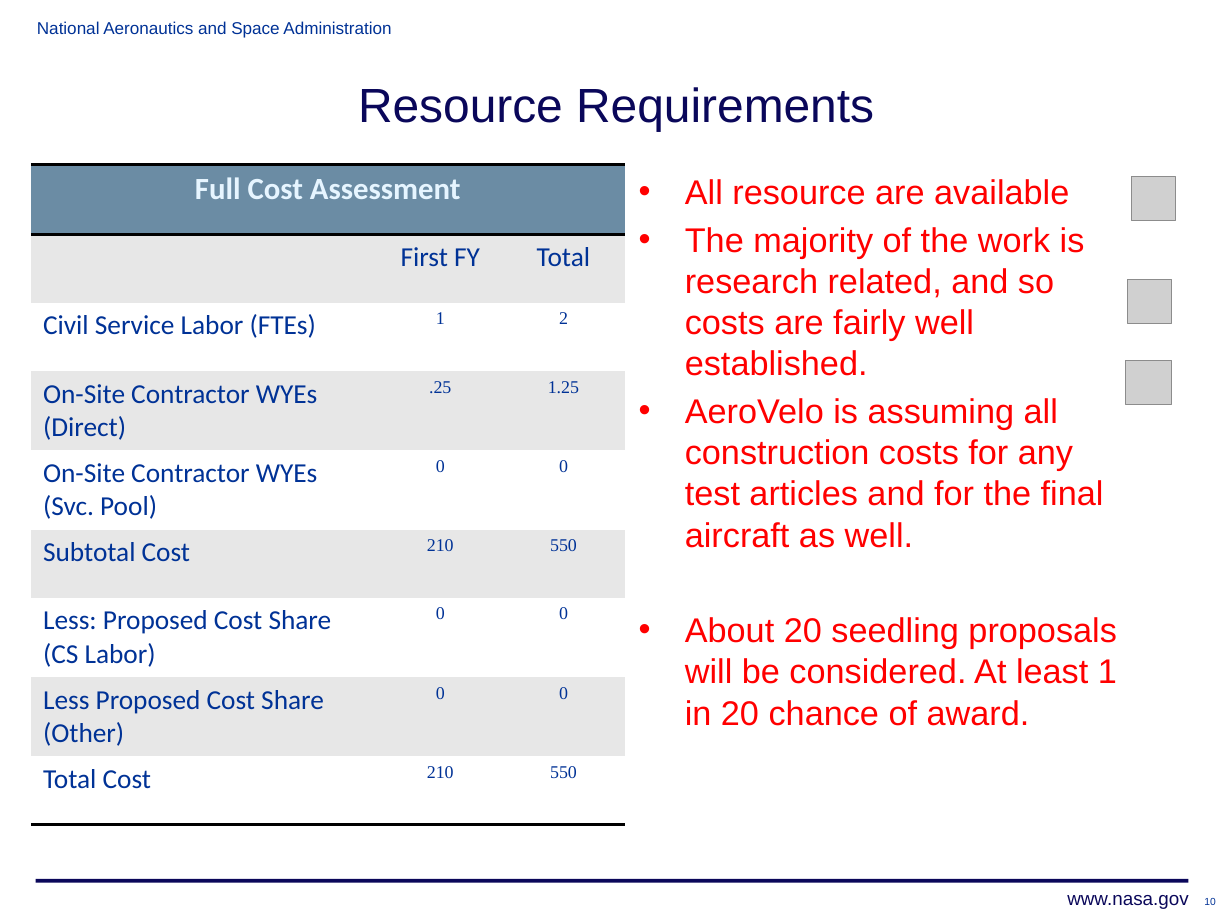
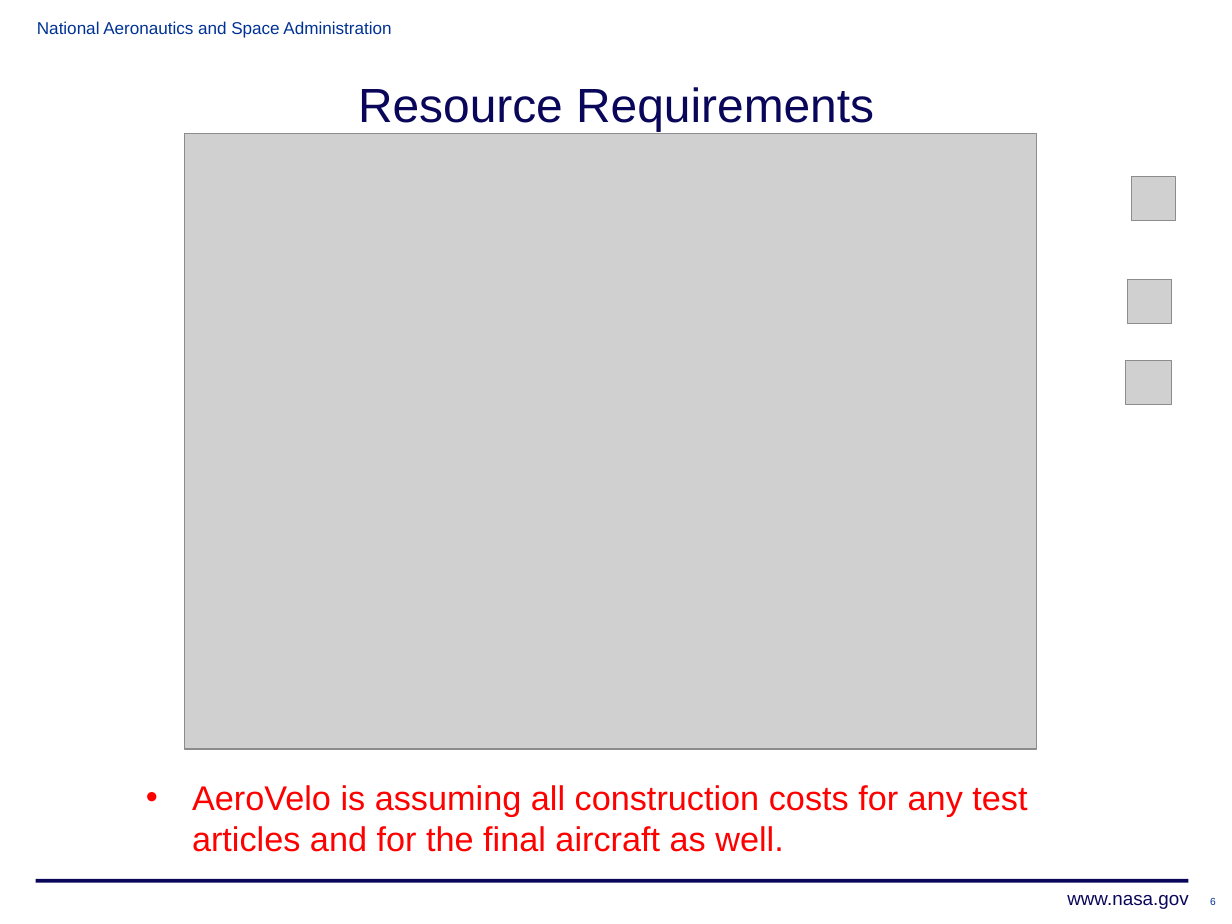
Before and after one commit to JustinSGray/Seedling2015, a slide deck: slide 6 of HPA_RRB_Presentation.pptx (slide 10 before the commit). Drawn at 1232x924 pixels with LibreOffice and Linux fonts; fonts in the diff are those of the drawing; grey boxes stand for pictures; background and template pictures are left out. Boxes give left, top, right and bottom in pixels: in the first picture for what was removed or moved away, otherwise in the second. Text is boxed around its words. In the diff, an @@ line names an element or a change of style, - is before the commit and + after.

```diff
--- a/HPA_RRB_Presentation.pptx
+++ b/HPA_RRB_Presentation.pptx
@@ picture added at [185,133,1037,749] @@
@@ table removed at [31,164,625,819], 9 rows, 3 columns @@
-Full Cost Assessment |  | 
- | First FY | Total
-Civil Service Labor (FTEs) | 1 | 2
-On-Site Contractor WYEs (Direct) | .25 | 1.25
-On-Site Contractor WYEs (Svc. Pool) | 0 | 0
-Subtotal Cost | 210 | 550
-Less: Proposed Cost Share (CS Labor) | 0 | 0
-Less Proposed Cost Share (Other) | 0 | 0
-Total Cost | 210 | 550
@@ text at [685,179,1085,376]: paragraphs removed @@
-• All resource are available
-• The majority of the work is research related, and so costs are fairly well established.
@@ text at [685,617,1117,726]: paragraph removed @@
-• About 20 seedling proposals will be considered. At least 1 in 20 chance of award.
@@ text "AeroVelo is assuming all construction ...": place and size @@
-text "AeroVelo is assuming all construction ..." at [685,179,1117,726]
+text "AeroVelo is assuming all construction ..." at [192,785,1027,852]
@@ page number at [1210,898,1216,905]: text changed @@
-10
+6
```
Also in this commit, not shown: 2 other slides changed, 3 slides removed, 2 other files.
